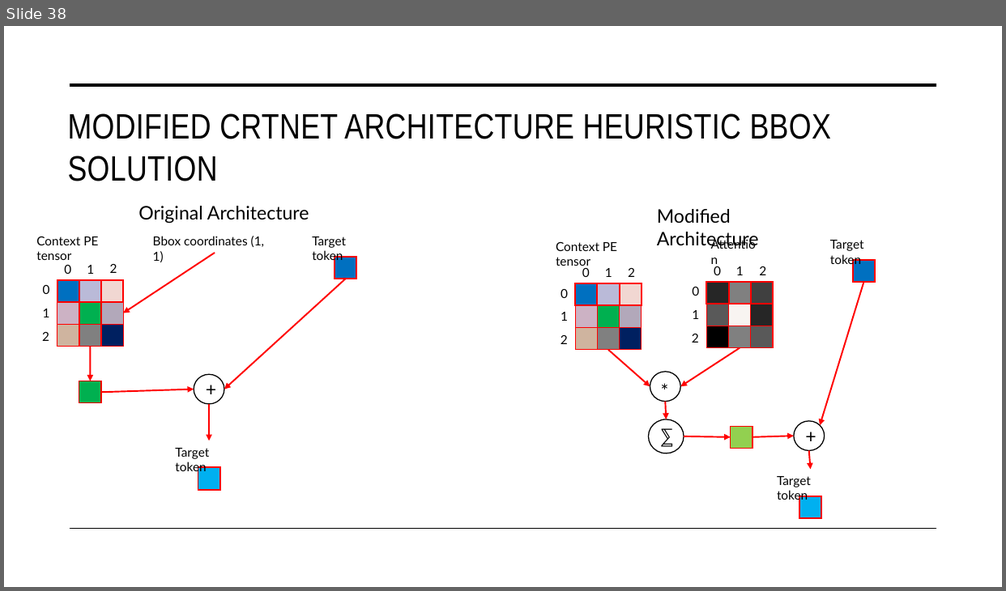
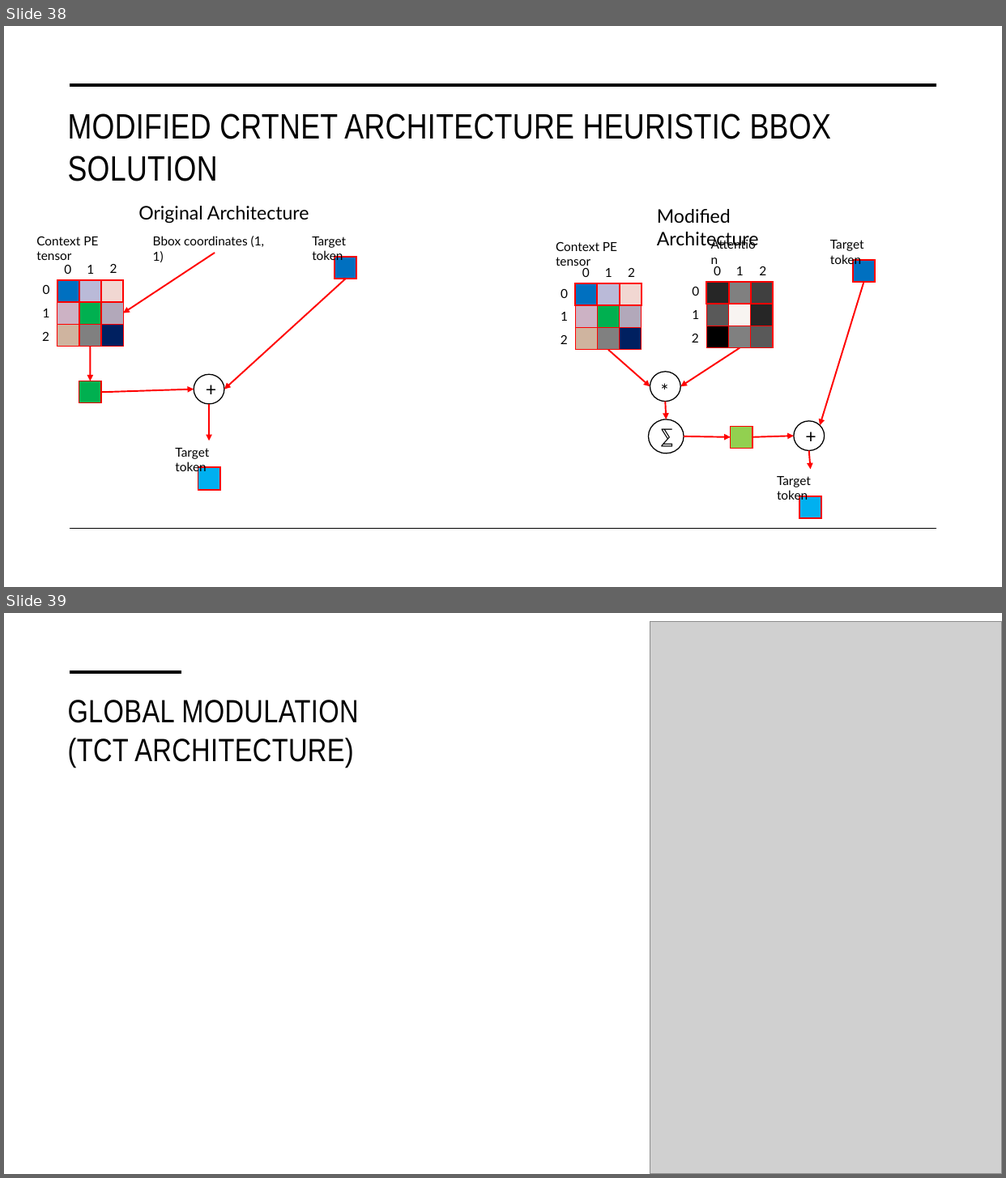
Before and after one commit to tuanisworkingonsomeprojects/TCT-visual-search, a slide deck: Presentation/FYP_NguyenTuan_Presentation.pptx. Shown one above the other, each under a label of ours: slide 38 before the commit, slides 38 and 39 after it. The pictures are 1006x591 and 1006x1178 pixels, drawn with LibreOffice and Linux fonts; fonts in the diff are those of the drawing; grey boxes stand for pictures. Boxes give left, top, right and bottom in pixels: in the first picture for what was removed or moved away, otherwise in the second. Text is boxed around its words. In the diff, an @@ line names an element or a change of style, - is before the commit and + after.

```diff
--- a/Presentation/FYP_NguyenTuan_Presentation.pptx
+++ b/Presentation/FYP_NguyenTuan_Presentation.pptx
@@ slide 39 added at (4, 613, 1002, 1174), background #FFFFFF @@
@@ picture added at (650, 622, 1002, 1174) @@
@@ line added from (70, 672) to (182, 672), #000000 3.5 pt @@
@@ title added at (68, 700, 358, 767), 31 pt, text #000000 @@
+GLOBAL MODULATION
+(TCT ARCHITECTURE)
```
Also in this commit, not shown: 1 other slide added.
